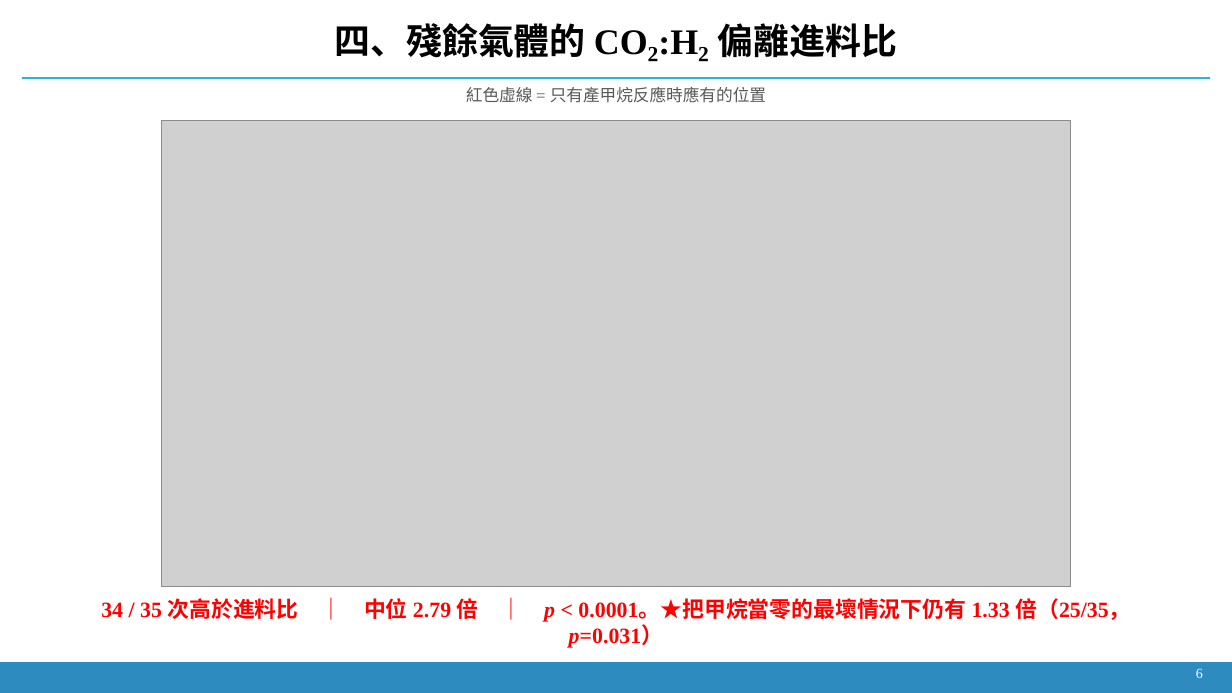
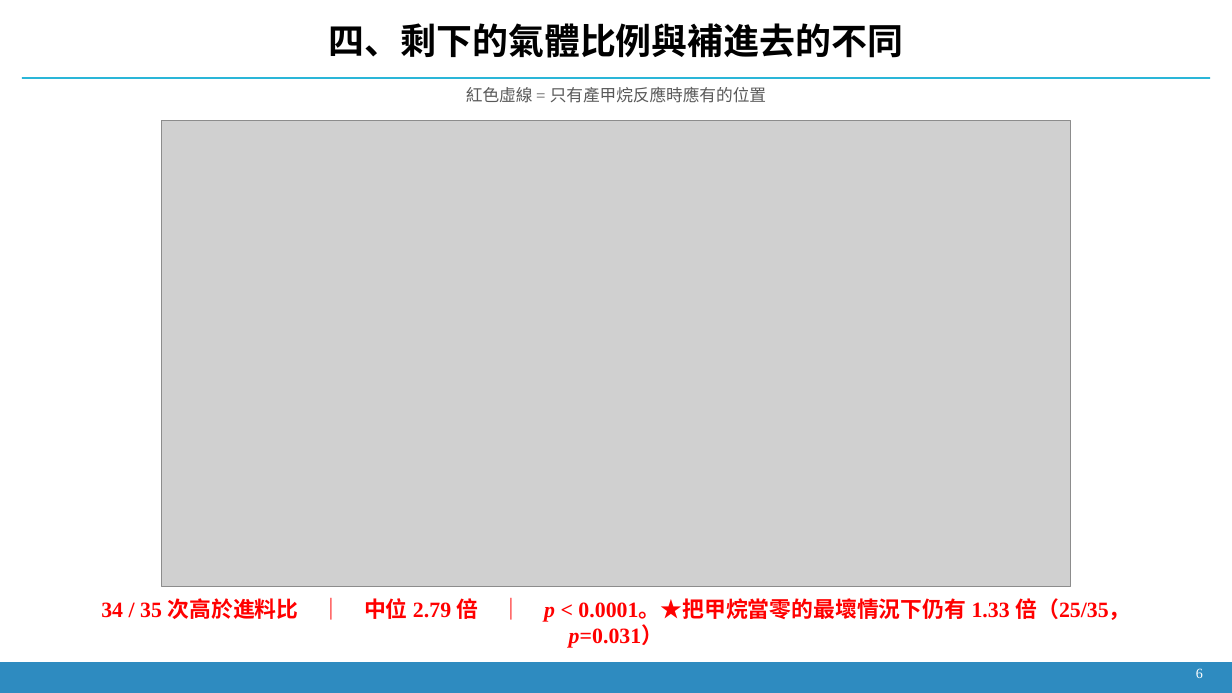
Before and after one commit to Yutou0601/Bioreactor-Edge-AI, a slide deck: slide 5 of docs/decks/簡報_2026-09-21_氫氣流失與壓降歸因.pptx. Drawn at 1232x693 pixels with LibreOffice and Linux fonts; fonts in the diff are those of the drawing; grey boxes stand for pictures. Boxes give left, top, right and bottom in pixels: in the first picture for what was removed or moved away, otherwise in the second. Text is boxed around its words. In the diff, an @@ line names an element or a change of style, - is before the commit and + after.

```diff
--- a/docs/decks/簡報_2026-09-21_氫氣流失與壓降歸因.pptx
+++ b/docs/decks/簡報_2026-09-21_氫氣流失與壓降歸因.pptx
@@ text at <box>329,23,903,58</box>: text changed @@
-四、殘餘氣體的 CO₂:H₂ 偏離進料比
+四、剩下的氣體比例與補進去的不同
```
Also in this commit, not shown: 9 other slides changed, 4 other files.
